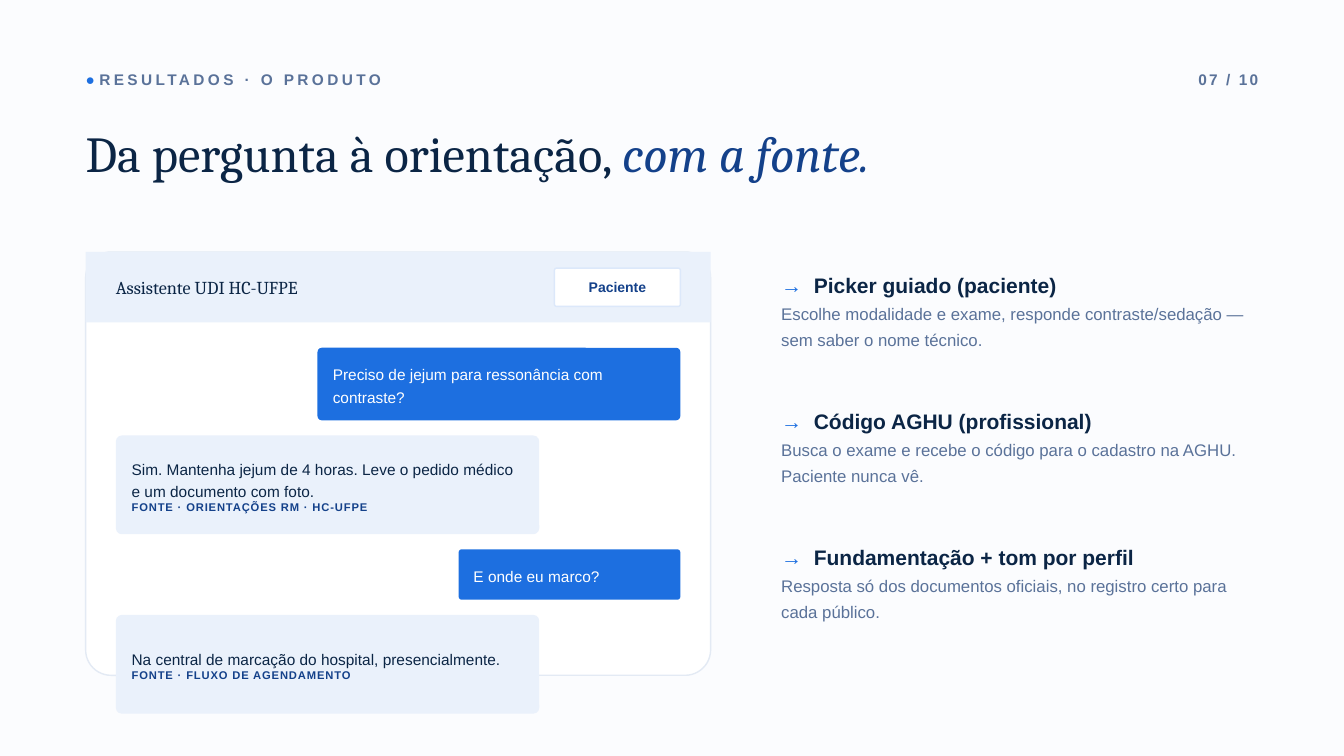
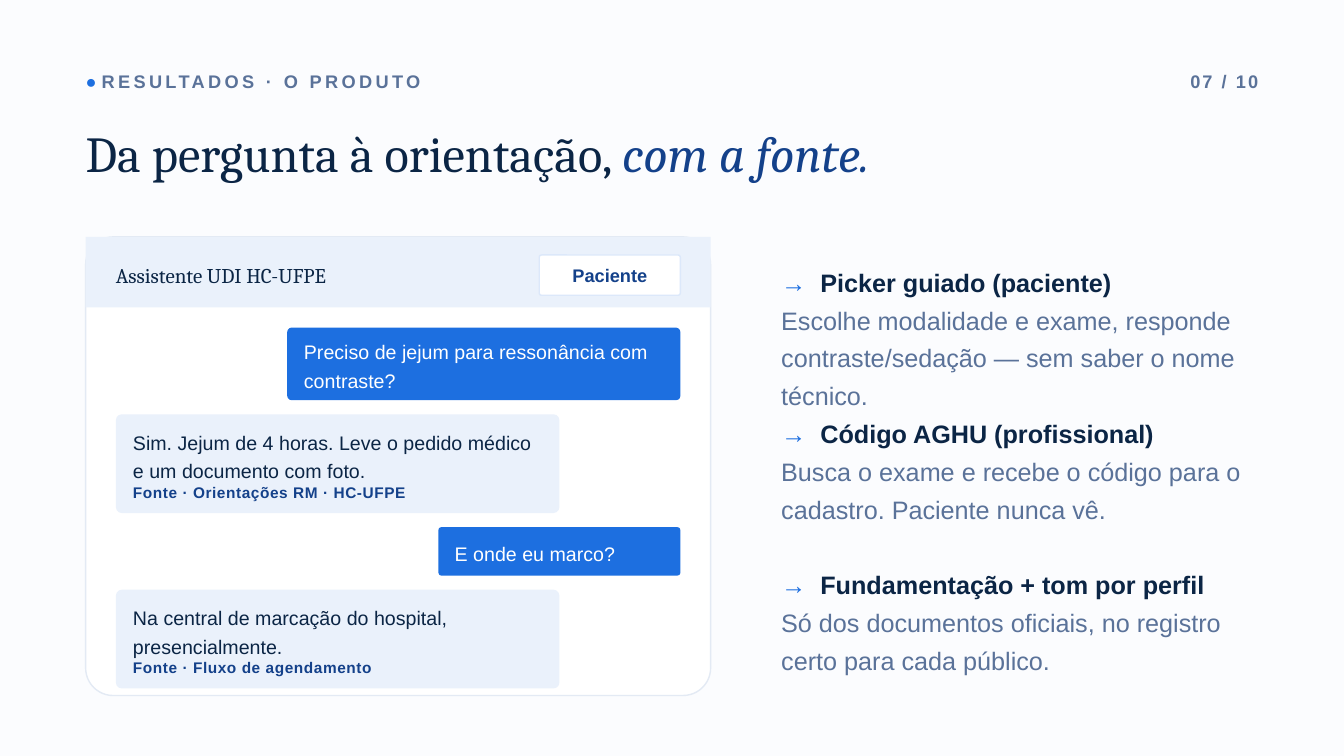
Before and after one commit to ata1de/hc-ufpe-exam-assistant, a slide deck: slide 8 of docs/Apresentacao_HC-UFPE.pptx. Drawn at 1344x756 pixels with LibreOffice and Linux fonts; fonts in the diff are those of the drawing. Boxes give left, top, right and bottom in pixels: in the first picture for what was removed or moved away, otherwise in the second. Text is boxed around its words. In the diff, an @@ line names an element or a change of style, - is before the commit and + after.

Commit message:
docs: bump presentation body text to >=18pt, drop presentation-time meta

```diff
--- a/docs/Apresentacao_HC-UFPE.pptx
+++ b/docs/Apresentacao_HC-UFPE.pptx
@@ text "● RESULTADOS · O PRODUTO" at [225, 75, 239, 88]: size 11 to 13 pt @@
@@ text "07 / 10" at [1190, 75, 1258, 88]: size 11 to 13 pt @@
@@ text "07 / 10": place and size @@
-text "07 / 10" at [1198, 74, 1258, 85]
+text "07 / 10" at [1190, 75, 1258, 88]
@@ rounded rectangle: place and size @@
-rounded rectangle at [86, 252, 711, 676]
+rounded rectangle at [86, 237, 711, 696]
@@ rectangle: place and size @@
-rectangle at [86, 252, 711, 323]
+rectangle at [86, 237, 711, 308]
@@ text "Assistente UDI HC-UFPE": place and size @@
-text "Assistente UDI HC-UFPE" at [116, 281, 298, 294]
+text "Assistente UDI HC-UFPE" at [116, 269, 326, 283]
@@ text "Assistente UDI HC-UFPE" at [116, 269, 326, 283]: size 13 to 15 pt @@
@@ rounded rectangle "Paciente": place and size @@
-rounded rectangle "Paciente" at [555, 268, 681, 307]
+rounded rectangle "Paciente" at [539, 255, 681, 295]
@@ rounded rectangle "Paciente" at [539, 255, 681, 295]: size 10 to 13 pt @@
@@ text "→ Picker guiado (paciente)" at [781, 273, 1235, 405]: size 15 to 18 pt in "→ Picker guiado (paciente)"; size 12 to 18 pt in "Escolhe modalidade e exame, responde contraste/sedação — ..."; line spacing 1.3 to 1.25 @@
@@ rounded rectangle "Preciso de jejum para ressonância ...": place and size @@
-rounded rectangle "Preciso de jejum para ressonância ..." at [318, 348, 681, 420]
+rounded rectangle "Preciso de jejum para ressonância ..." at [287, 328, 681, 400]
@@ rounded rectangle "Preciso de jejum para ressonância ..." at [287, 328, 681, 400]: size 11 to 14 pt @@
@@ rounded rectangle "Sim. Jejum de 4 horas. ...": place and size @@
-rounded rectangle "Sim. Jejum de 4 horas. ..." at [116, 436, 539, 534]
+rounded rectangle "Sim. Jejum de 4 horas. ..." at [116, 414, 560, 513]
@@ text "→ Código AGHU (profissional)": place and size @@
-text "→ Código AGHU (profissional)" at [781, 413, 1236, 482]
+text "→ Código AGHU (profissional)" at [781, 424, 1240, 519]
@@ text in rounded rectangle at [133, 435, 531, 501]: text changed; size 11 to 14 pt @@
-Sim. Mantenha jejum de 4 horas. Leve o pedido médico e um documento com foto.
-FONTE · ORIENTAÇÕES RM · HC-UFPE
+Sim. Jejum de 4 horas. Leve o pedido médico e um documento com foto.
+Fonte · Orientações RM · HC-UFPE
@@ text at [820, 424, 1153, 449]: size 15 to 18 pt in "→ Código AGHU (profissional)" @@
@@ text at [781, 462, 1240, 519]: text changed; size 12 to 18 pt @@
-Busca o exame e recebe o código para o cadastro na AGHU. Paciente nunca vê.
+Busca o exame e recebe o código para o cadastro. Paciente nunca vê.
@@ rounded rectangle "E onde eu marco?" at [439, 527, 681, 576]: size 11 to 14 pt @@
@@ rounded rectangle "E onde eu marco?": place and size @@
-rounded rectangle "E onde eu marco?" at [459, 549, 681, 600]
+rounded rectangle "E onde eu marco?" at [439, 527, 681, 576]
@@ rounded rectangle "Na central de marcação do ...": place and size @@
-rounded rectangle "Na central de marcação do ..." at [116, 615, 539, 714]
+rounded rectangle "Na central de marcação do ..." at [116, 590, 560, 689]
@@ text "→ Fundamentação + tom por ...": place and size @@
-text "→ Fundamentação + tom por ..." at [781, 549, 1227, 622]
+text "→ Fundamentação + tom por ..." at [781, 575, 1221, 675]
@@ text at [820, 575, 1205, 600]: size 15 to 18 pt in "→ Fundamentação + tom por perfil" @@
@@ text in rounded rectangle at [133, 610, 447, 658]: size 11 to 14 pt in "Na central de marcação do hospital, presencialmente." @@
@@ text at [781, 613, 1221, 675]: text changed; size 12 to 18 pt @@
-Resposta só dos documentos oficiais, no registro certo para cada público.
+Só dos documentos oficiais, no registro certo para cada público.
@@ text in rounded rectangle at [133, 662, 372, 676]: text changed; size 8 to 11 pt @@
-FONTE · FLUXO DE AGENDAMENTO
+Fonte · Fluxo de agendamento
```
Also in this commit, not shown: 10 other slides changed.
